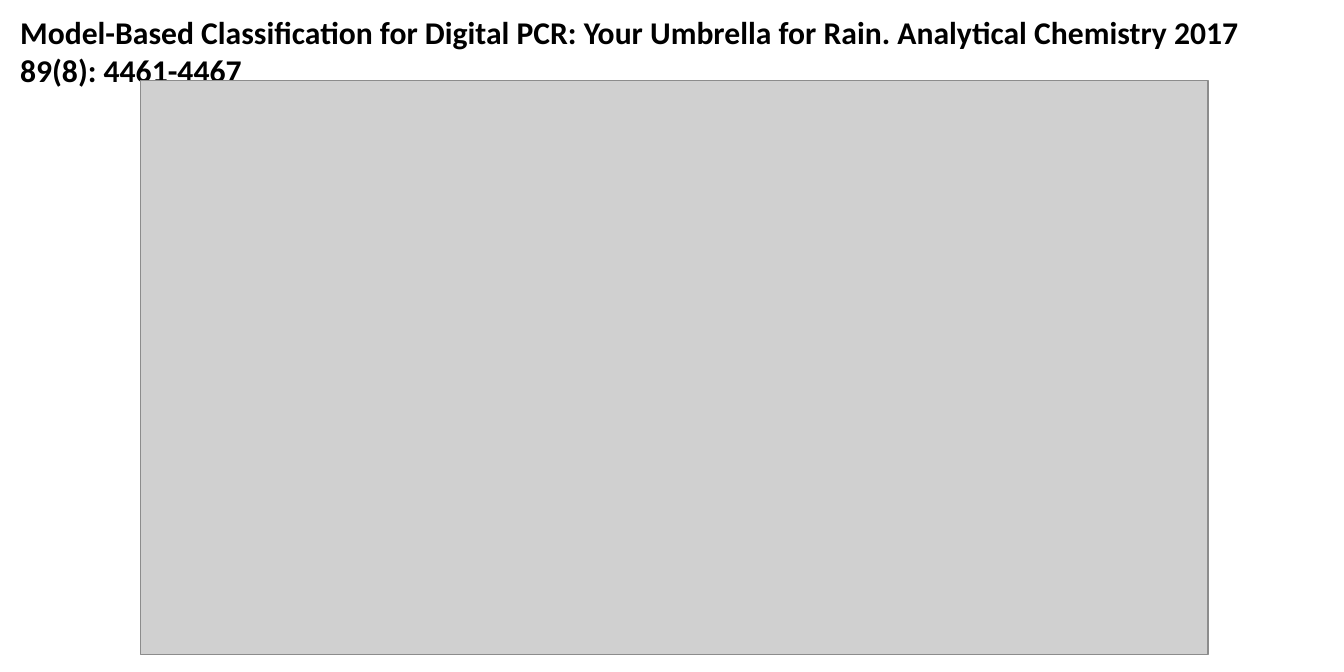
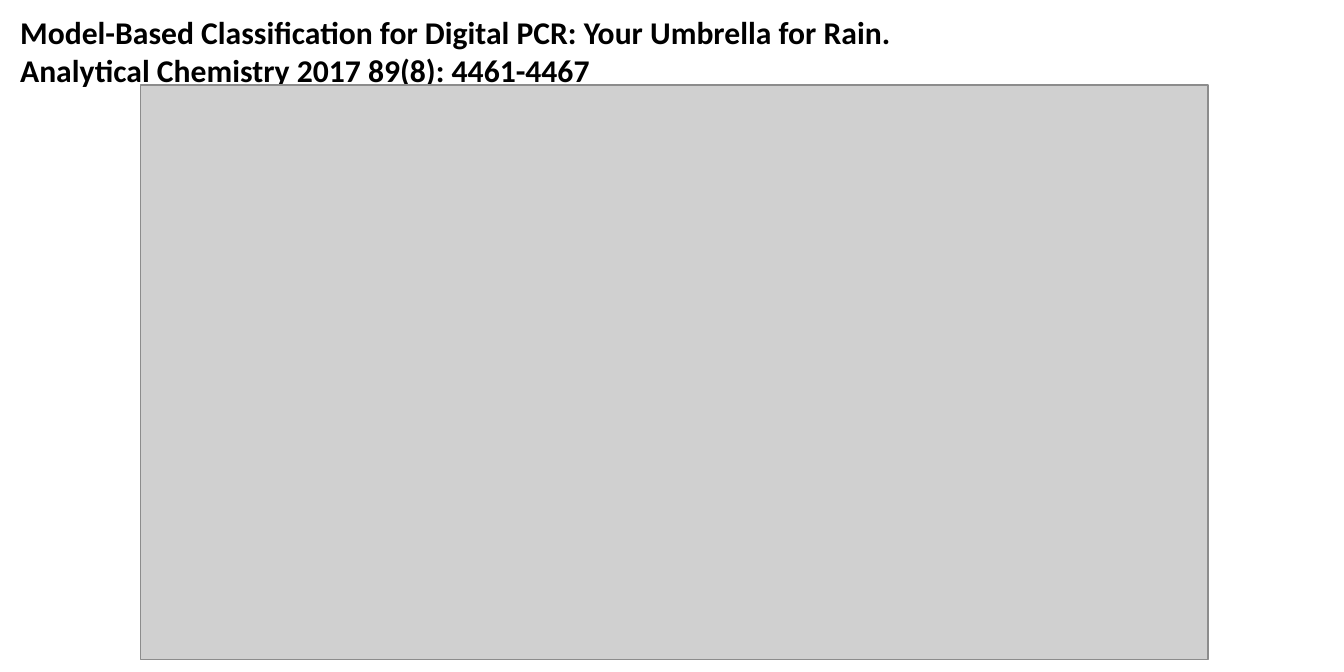
Before and after one commit to statOmics/statOmics.github.io, a slide deck: slide 1 of pages/figs/ddpcr.pptx. Drawn at 1344x672 pixels with LibreOffice and Linux fonts; fonts in the diff are those of the drawing; grey boxes stand for pictures. Boxes give left, top, right and bottom in pixels: in the first picture for what was removed or moved away, otherwise in the second. Text is boxed around its words. In the diff, an @@ line names an element or a change of style, - is before the commit and + after.

```diff
--- a/pages/figs/ddpcr.pptx
+++ b/pages/figs/ddpcr.pptx
@@ text at [20,21,891,90]: spaces changed @@
-Model-Based Classification for Digital PCR: Your Umbrella for Rain. Analytical Chemistry 2017
-89(8): 4461-4467
+Model-Based Classification for Digital PCR: Your Umbrella for Rain.
+Analytical Chemistry 2017 89(8): 4461-4467
@@ picture: place and size @@
-picture at [141,81,1209,655]
+picture at [141,85,1209,660]
```
Also in this commit, not shown: 2 other files.
